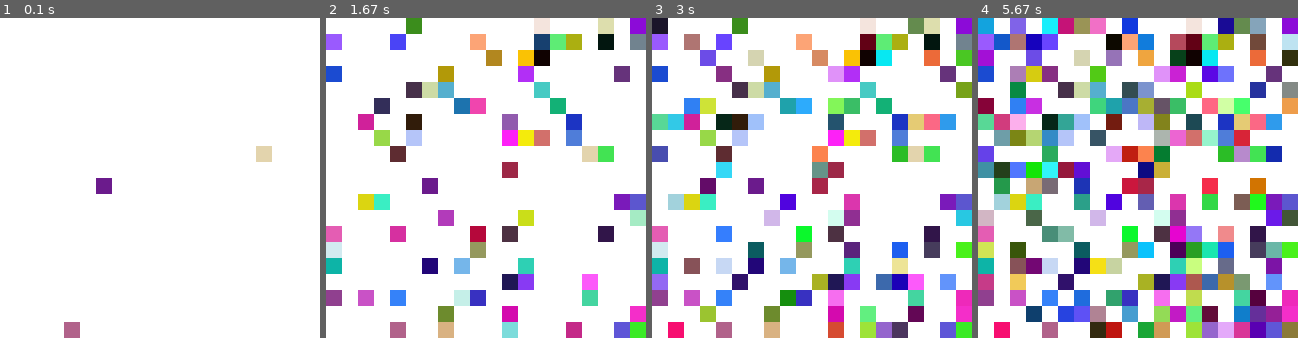
Above: before the commit, frames 1-4 (left to right).
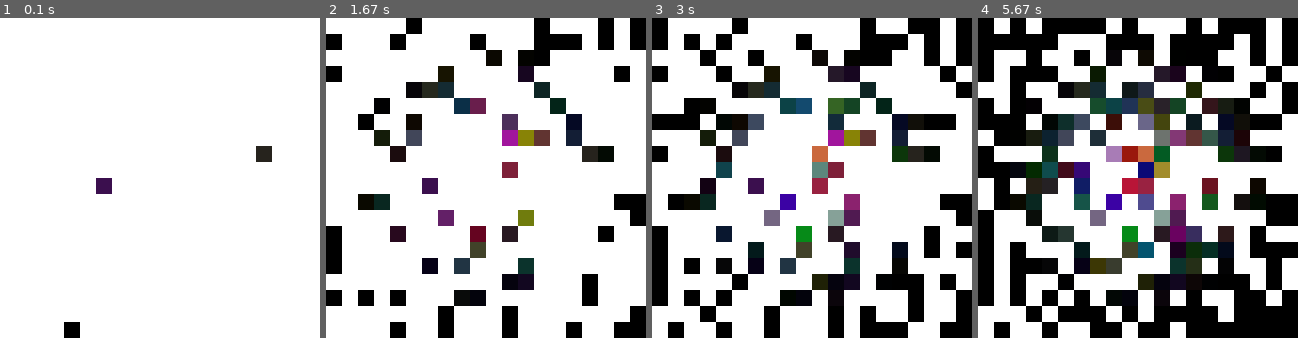
Above: after the commit, the same moments.

Repository: crazedmonkey231/pygame_framework
Game: pygame game, started from main.py
Two runs of this game, one before a commit and one after it. Both use one fixed random seed, a clock stepped at 60 frames per second and the inputs below.
Inputs:
- Up to frame 1 (0.1 s): no input
- Up to frame 2 (1.67 s): no input
- Up to frame 3 (3 s): no input
- Up to frame 4 (5.67 s): no input

The runs differ from the first frame. In frame 1, 0.8% of the frame differs, in the area x 20-85%, y 40-100%; in frame 2, 19%; in frame 3, 32%; in frame 4, 54%, in the area x 0-100%, y 0-100%.

Commit message:
added some test code for testing sudo lighting

Diff:
--- a/game_object.py
+++ b/game_object.py
@@ -8,6 +8,8 @@
 class GameObject(Sprite):
     def __init__(self, parent=None):
         Sprite.__init__(self)
+        from config import game
+        self.game = game
         self.background_surface: Surface = None
         self.foreground_surface: Surface = None
         self.overlay_surface: Surface = None
@@ -42,6 +44,7 @@
 
     def kill(self):
         self.on_destroy()
+        self.game = None
         self.parent = None
         super().kill()
 
--- a/game_object_components.py
+++ b/game_object_components.py
@@ -68,10 +68,10 @@
         self.countdown_active = False
         self.needs_update = False
 
-    def comp_update(self,):
+    def comp_update(self):
         super().comp_update()
         if self.countdown_active:
-            self.time_to_live -= game.delta_time
+            self.time_to_live -= self.game.delta_time
             if 0 >= self.time_to_live:
                 self.on_countdown_end()
 
--- a/level_components.py
+++ b/level_components.py
@@ -52,4 +52,10 @@
                                 random.randint(0, 255),
                                 255)
         random_index = random.randint(0, len(self.grid_slots) - 1)
-        self.grid_slots[random_index].background_color = new_background_color
+        grid_slot = self.grid_slots[random_index]
+        grid_slot.background_color = new_background_color
+
+        dist_to_center = clamp_value(255 - (255 - grid_slot.distance_to_position(self.game.screen_center) * 2), 0, 255)
+
+        new_overlay_color = (0, 0, 0, dist_to_center)
+        grid_slot.overlay_color = new_overlay_color
